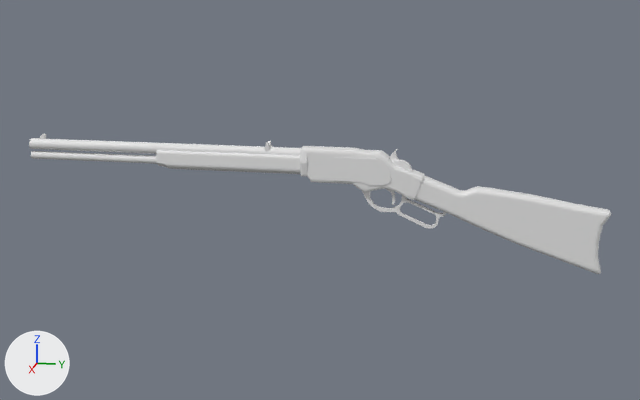
One commit to the Blender file Assets/Models/1873/1873.blend: the scene before it, then after it.
Camera for both pictures: a camera (50 mm lens) standing at (1.789, 0.389, 0.45) and looking at (-0.019, 0.028, -0.001). Every picture has the same lights, and +X, +Y and +Z are marked at lower left.

Names of what the first picture shows: 'Barrel', 'Handguard', 'Left Side Panel', 'Lever', 'Magazine', 'Reciever', 'Stock'.
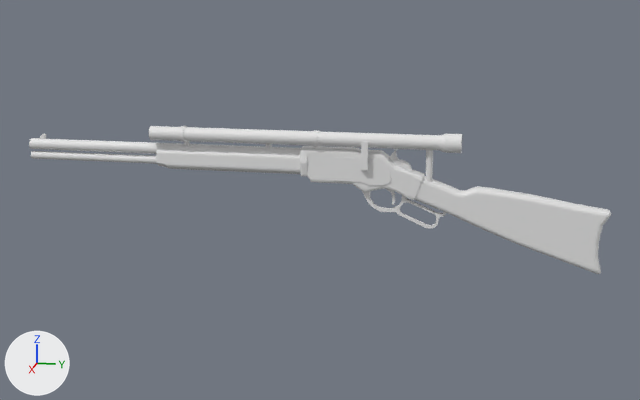
Where the change shows, as pixel boxes [x1, y1, x2, y2] in the pictures (640 x 400 px):
'Scope', added
    after: [149, 126, 462, 153]
'Back Mount', added
    after: [426, 150, 433, 182]
'Side Mount', added
    after: [361, 141, 368, 171]
'Front Mount', added
    after: [184, 141, 190, 146]

The change, as a diff of the scene's bpy script:
```diff
--- a/Assets/Models/1873/1873.blend.py
+++ b/Assets/Models/1873/1873.blend.py
@@ me_cube_001 @@
+me_cube_001.from_pydata(...)  # 20 vertices, 16 faces; spans x -0.0066..0.0066, y -0.0066..0.0066, z -0.0066..0.0569
@@ me_cylinder_005 @@
+me_cylinder_005.from_pydata(...)  # 448 vertices, 418 faces; spans x -0.019..0.019, y -0.351..0.306, z -0.019..0.019
@@ me_cube @@
+me_cube.from_pydata([(-0.0066, -0.0041, -0.0047), (-0.0009, -0.0041, 0.008), (-0.0066, 0.0041, -0.0047), (-0.0009, 0.0041, 0.008), (0.0009, -0.0041, -0.008), (0.0066, -0.0041, 0.0047), (0.0009, 0.0041, -0.008), (0.0066, 0.0041, 0.0047)], [], [(0, 1, 3, 2), (2, 3, 7, 6), (6, 7, 5, 4), (4, 5, 1, 0), (2, 6, 4, 0), (7, 3, 1, 5)])
@@ me_cylinder_006 @@
+me_cylinder_006.from_pydata(...)  # 96 vertices, 66 faces; spans x -0.007..0.007, y -0.007..0.007, z -0.0437..0.049
@@ ob_side_mount @@
+ob_side_mount = bpy.data.objects.new('Side Mount', me_cube_001)
+ob_side_mount.parent = ob_scope
+ob_side_mount.matrix_parent_inverse = Matrix(((1.0, 0.0, 0.0, -0.0162), (0.0, 1.0, 0.0, -0.0178), (0.0, 0.0, 1.0, -0.137), (0.0, 0.0, 0.0, 1.0)))
+ob_side_mount.location = (0.0261, 0.13, 0.0822)
@@ ob_scope @@
+ob_scope = bpy.data.objects.new('Scope', me_cylinder_005)
+ob_scope.parent = ob_reciever
+ob_scope.matrix_parent_inverse = Matrix(((1.0, 0.0, 0.0, 0.0), (0.0, 1.0, 0.0, -0.0229), (0.0, 0.0, 1.0, -0.0857), (0.0, 0.0, 0.0, 1.0)))
+ob_scope.location = (0.0162, 0.0178, 0.137)
@@ ob_front_mount @@
+ob_front_mount = bpy.data.objects.new('Front Mount', me_cube)
+ob_front_mount.parent = ob_scope
+ob_front_mount.matrix_parent_inverse = Matrix(((1.0, 0.0, 0.0, -0.0162), (0.0, 1.0, 0.0, -0.0178), (0.0, 0.0, 1.0, -0.137), (0.0, 0.0, 0.0, 1.0)))
+ob_front_mount.location = (0.0071, -0.257, 0.117)
@@ ob_back_mount @@
+ob_back_mount = bpy.data.objects.new('Back Mount', me_cylinder_006)
+ob_back_mount.parent = ob_scope
+ob_back_mount.matrix_parent_inverse = Matrix(((1.0, 0.0, 0.0, -0.0162), (0.0, 1.0, 0.0, -0.0178), (0.0, 0.0, 1.0, -0.137), (0.0, 0.0, 0.0, 1.0)))
+ob_back_mount.location = (0.00873, 0.26, 0.0922)
```
